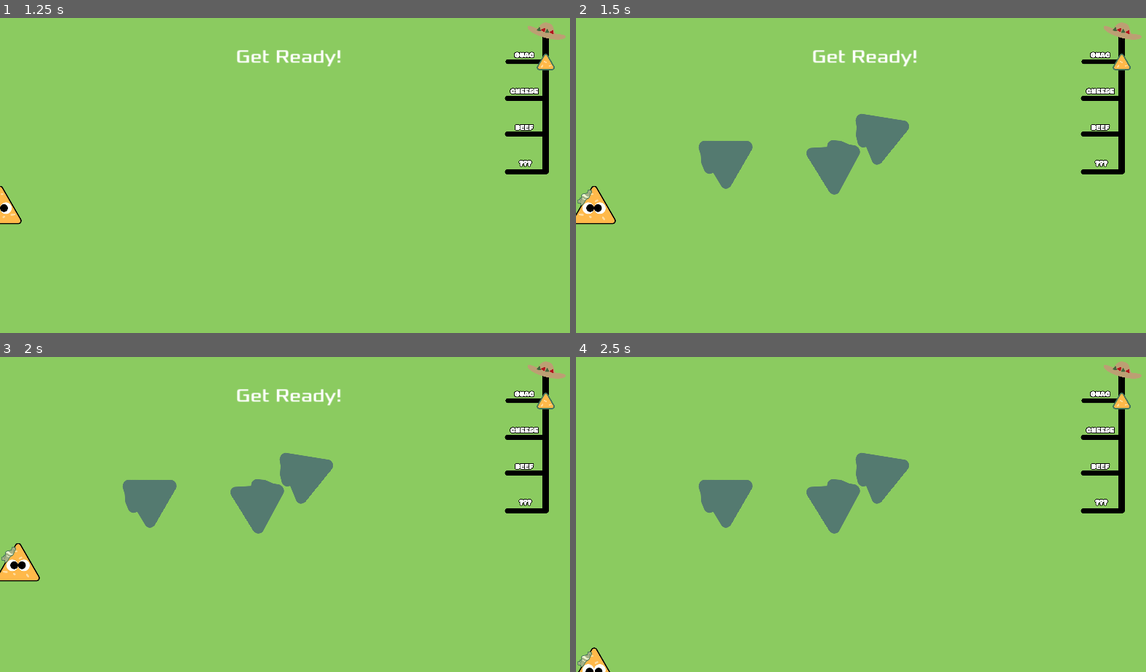
Above: before the commit, frames 1-4 (two rows, left to right).
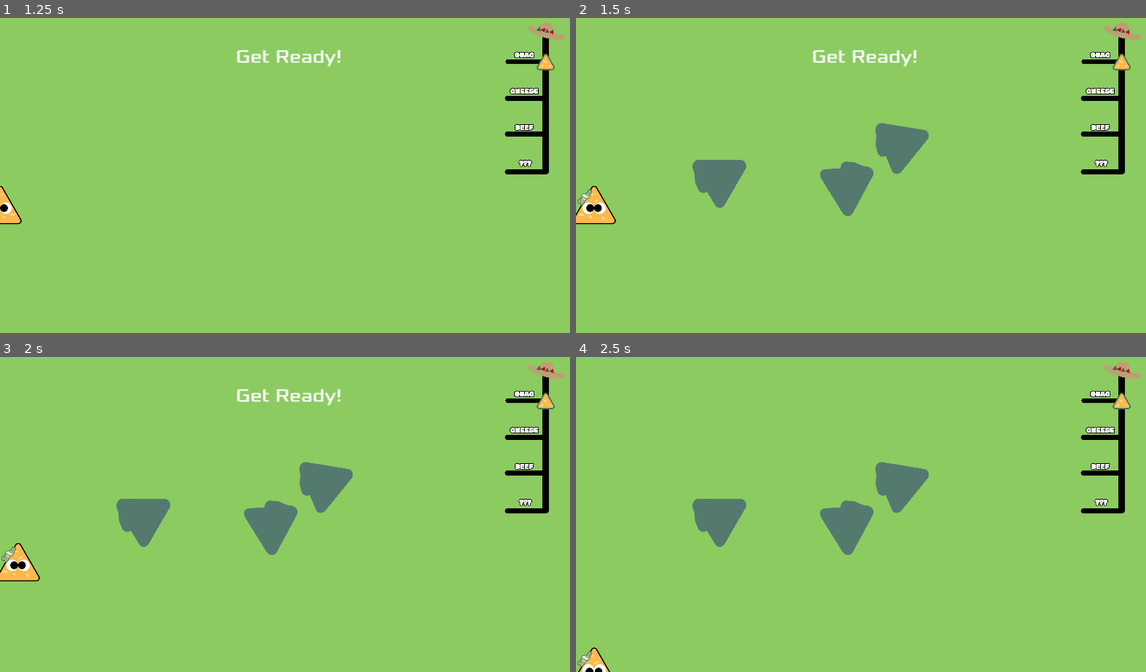
Above: after the commit, the same moments.

Repository: leolloyd/bowlofnachos24
Game: Godot game, scene res://main.tscn
Same seed, same stepped clock (60 frames per second), same inputs: the game is played once before the commit and once after it.
Inputs (mouse positions are in pixels of both pictures, inside the frame that each line leads up to):
- Up to frame 1 (1.25 s): tap Enter at 0.5 s; move the mouse to (416, 153) at 0.52 s; hold A (a) from 0.53 s (still down); tap D (d) at 0.8 s
- Up to frame 2 (1.5 s): move the mouse to (752, 184) at 1.27 s; release A (a) at 1.28 s; tap D (d) at 1.35 s
- Up to frame 3 (2 s): tap S (s) at 1.55 s
- Up to frame 4 (2.5 s): tap Space at 2 s; move the mouse to (923, 435) at 2.02 s; hold S (s) from 2.03 s (still down); tap W (w) at 2.3 s

Frame 1 is identical in both runs. In frame 2, 3.4% of the frame differs, in the area x 20-62%, y 30-63%; in frame 3, 3.4%; in frame 4, 3.4%.

Commit message:
Fixed shadow/holes clustering at bottom right corner

Diff:
--- a/Videos/Animation.tscn
+++ b/Videos/Animation.tscn
@@ -1,72 +1,8 @@
-[gd_scene load_steps=7 format=3 uid="uid://pnetbn3hw2w1"]
+[gd_scene load_steps=7 format=3 uid="uid://dc01jeoa5iipq"]
 
 [ext_resource type="Texture2D" uid="uid://bbxc8p8ap7rci" path="res://art/Escape.png" id="1_kqv3t"]
 [ext_resource type="Texture2D" uid="uid://bt43lvkrulc3d" path="res://art/Family.png" id="2_5mpaa"]
 [ext_resource type="Texture2D" uid="uid://fr72lym0lq4h" path="res://art/Deathbed.png" id="3_6bpgy"]
-
-[sub_resource type="Animation" id="Animation_q1lmj"]
-resource_name = "fade_to_normal"
-length = 20.0
-tracks/0/type = "value"
-tracks/0/imported = false
-tracks/0/enabled = true
-tracks/0/path = NodePath(".:color")
-tracks/0/interp = 1
-tracks/0/loop_wrap = true
-tracks/0/keys = {
-"times": PackedFloat32Array(0, 1.5),
-"transitions": PackedFloat32Array(1, 1),
-"update": 0,
-"values": [Color(0, 0, 0, 1), Color(0, 0, 0, 0)]
-}
-tracks/1/type = "value"
-tracks/1/imported = false
-tracks/1/enabled = true
-tracks/1/path = NodePath("../../Escape:position")
-tracks/1/interp = 1
-tracks/1/loop_wrap = true
-tracks/1/keys = {
-"times": PackedFloat32Array(-0.1),
-"transitions": PackedFloat32Array(1),
-"update": 0,
-"values": [Vector2(640, 360)]
-}
-tracks/2/type = "value"
-tracks/2/imported = false
-tracks/2/enabled = true
-tracks/2/path = NodePath("../../Family:visible")
-tracks/2/interp = 1
-tracks/2/loop_wrap = true
-tracks/2/keys = {
-"times": PackedFloat32Array(0, 5),
-"transitions": PackedFloat32Array(1, 1),
-"update": 1,
-"values": [false, true]
-}
-tracks/3/type = "value"
-tracks/3/imported = false
-tracks/3/enabled = true
-tracks/3/path = NodePath("../../Deathbed:visible")
-tracks/3/interp = 1
-tracks/3/loop_wrap = true
-tracks/3/keys = {
-"times": PackedFloat32Array(0, 9.2),
-"transitions": PackedFloat32Array(1, 1),
-"update": 1,
-"values": [false, true]
-}
-tracks/4/type = "value"
-tracks/4/imported = false
-tracks/4/enabled = true
-tracks/4/path = NodePath("../ColorRect2:color")
-tracks/4/interp = 1
-tracks/4/loop_wrap = true
-tracks/4/keys = {
-"times": PackedFloat32Array(12.9, 17.2),
-"transitions": PackedFloat32Array(1, 1),
-"update": 0,
-"values": [Color(0, 0, 0, 0), Color(0, 0, 0, 1)]
-}
 
 [sub_resource type="Animation" id="Animation_8eqb7"]
 length = 0.001
@@ -131,6 +67,70 @@
 "values": [Color(0, 0, 0, 0)]
 }
 
+[sub_resource type="Animation" id="Animation_q1lmj"]
+resource_name = "fade_to_normal"
+length = 20.0
+tracks/0/type = "value"
+tracks/0/imported = false
+tracks/0/enabled = true
+tracks/0/path = NodePath(".:color")
+tracks/0/interp = 1
+tracks/0/loop_wrap = true
+tracks/0/keys = {
+"times": PackedFloat32Array(0, 1.5),
+"transitions": PackedFloat32Array(1, 1),
+"update": 0,
+"values": [Color(0, 0, 0, 1), Color(0, 0, 0, 0)]
+}
+tracks/1/type = "value"
+tracks/1/imported = false
+tracks/1/enabled = true
+tracks/1/path = NodePath("../../Escape:position")
+tracks/1/interp = 1
+tracks/1/loop_wrap = true
+tracks/1/keys = {
+"times": PackedFloat32Array(-0.1),
+"transitions": PackedFloat32Array(1),
+"update": 0,
+"values": [Vector2(640, 360)]
+}
+tracks/2/type = "value"
+tracks/2/imported = false
+tracks/2/enabled = true
+tracks/2/path = NodePath("../../Family:visible")
+tracks/2/interp = 1
+tracks/2/loop_wrap = true
+tracks/2/keys = {
+"times": PackedFloat32Array(0, 5),
+"transitions": PackedFloat32Array(1, 1),
+"update": 1,
+"values": [false, true]
+}
+tracks/3/type = "value"
+tracks/3/imported = false
+tracks/3/enabled = true
+tracks/3/path = NodePath("../../Deathbed:visible")
+tracks/3/interp = 1
+tracks/3/loop_wrap = true
+tracks/3/keys = {
+"times": PackedFloat32Array(0, 9.2),
+"transitions": PackedFloat32Array(1, 1),
+"update": 1,
+"values": [false, true]
+}
+tracks/4/type = "value"
+tracks/4/imported = false
+tracks/4/enabled = true
+tracks/4/path = NodePath("../ColorRect2:color")
+tracks/4/interp = 1
+tracks/4/loop_wrap = true
+tracks/4/keys = {
+"times": PackedFloat32Array(12.9, 17.2),
+"transitions": PackedFloat32Array(1, 1),
+"update": 0,
+"values": [Color(1, 1, 1, 0), Color(1, 1, 1, 1)]
+}
+
 [sub_resource type="AnimationLibrary" id="AnimationLibrary_qv37y"]
 _data = {
 "RESET": SubResource("Animation_8eqb7"),
--- a/main.gd
+++ b/main.gd
@@ -187,18 +187,19 @@
 	print("Spawning...")
 	var n_spawn = randi_range(1,max_spawn)
 	var existing_spawn_pos = []
+	var shadow_margin = 50
 	for i in range(n_spawn):
 		var mob = mob_scene.instantiate()
 		var spawn_position=Vector2(
-			randf_range(viewport_bounds.position.x + margin, viewport_bounds.size.x - margin),
-			randf_range(viewport_bounds.position.y + margin, viewport_bounds.size.y - margin)
+			randf_range(shadow_margin, viewport_bounds.size.x - shadow_margin),
+			randf_range(shadow_margin, viewport_bounds.size.y - shadow_margin)
 		)
 		for pos in existing_spawn_pos:
 			print("Comparing ", spawn_position, " to existing position ", pos)
 			while not pos.x - spawn_position.x > 150 and pos.y - spawn_position.y > 150:
 				spawn_position=Vector2(
-					randf_range(viewport_bounds.position.x + margin, viewport_bounds.size.x - margin),
-					randf_range(viewport_bounds.position.y + margin, viewport_bounds.size.y - margin)
+					randf_range(shadow_margin, viewport_bounds.size.x - shadow_margin),
+					randf_range(shadow_margin, viewport_bounds.size.y - shadow_margin)
 				)
 				print(spawn_position, pos)
 				await get_tree().create_timer(0.5).timeout
